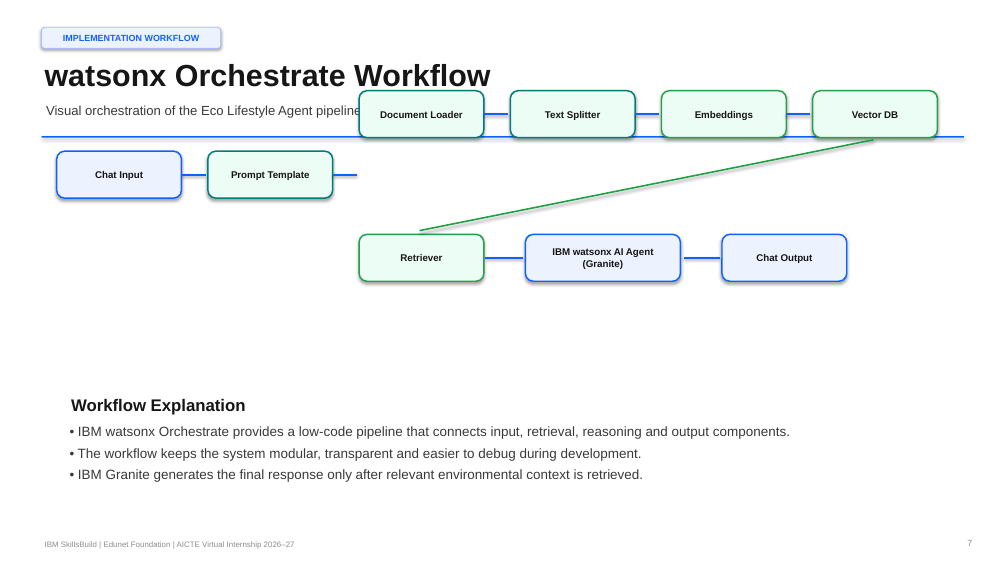
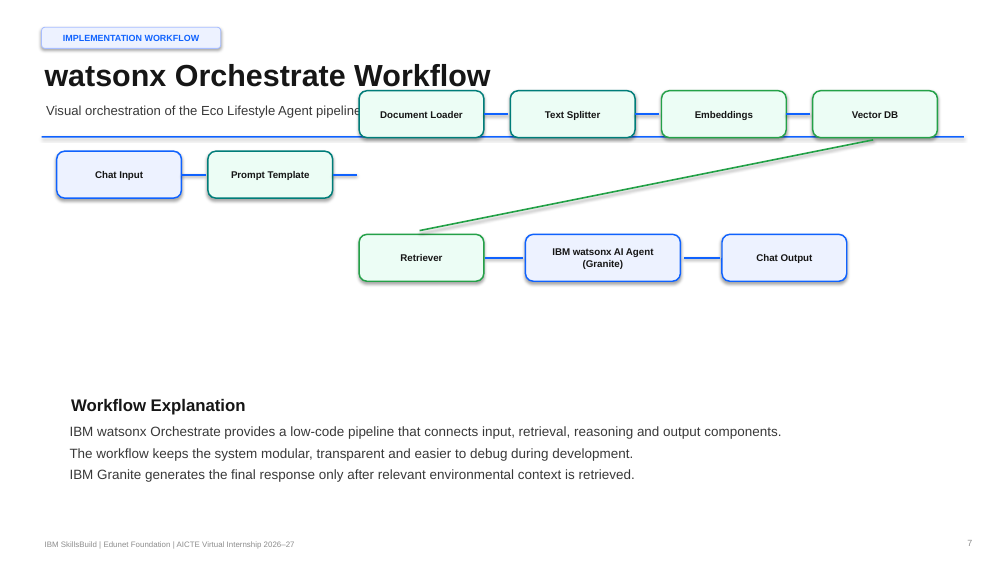
Before and after one commit to rishabh230707-afk/eco-lifestyle-agent, a slide deck: slide 7 of Updated_Project.pptx. Drawn at 1008x567 pixels with LibreOffice and Linux fonts; fonts in the diff are those of the drawing. Boxes give left, top, right and bottom in pixels: in the first picture for what was removed or moved away, otherwise in the second. Text is boxed around its words. In the diff, an @@ line names an element or a change of style, - is before the commit and + after.

Commit message:
Remove literal bullet glyphs from wrapped paragraphs to match clean flowing-text style

```diff
--- a/Updated_Project.pptx
+++ b/Updated_Project.pptx
@@ text at bbox=[70, 426, 781, 482]: text changed @@
-• IBM watsonx Orchestrate provides a low-code pipeline that connects input, retrieval, reasoning and output components.
-• The workflow keeps the system modular, transparent and easier to debug during development.
-• IBM Granite generates the final response only after relevant environmental context is retrieved.
+IBM watsonx Orchestrate provides a low-code pipeline that connects input, retrieval, reasoning and output components.
+The workflow keeps the system modular, transparent and easier to debug during development.
+IBM Granite generates the final response only after relevant environmental context is retrieved.
```
Also in this commit, not shown: 3 other slides changed.
